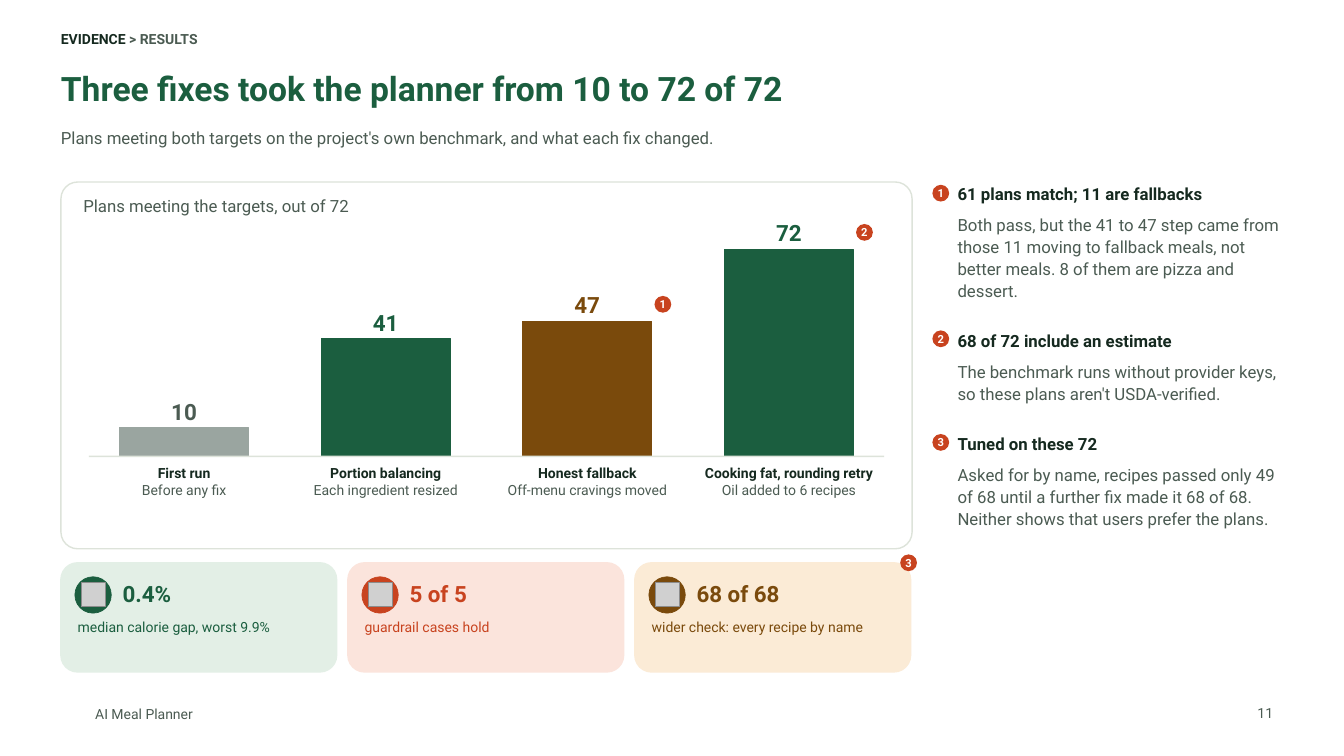
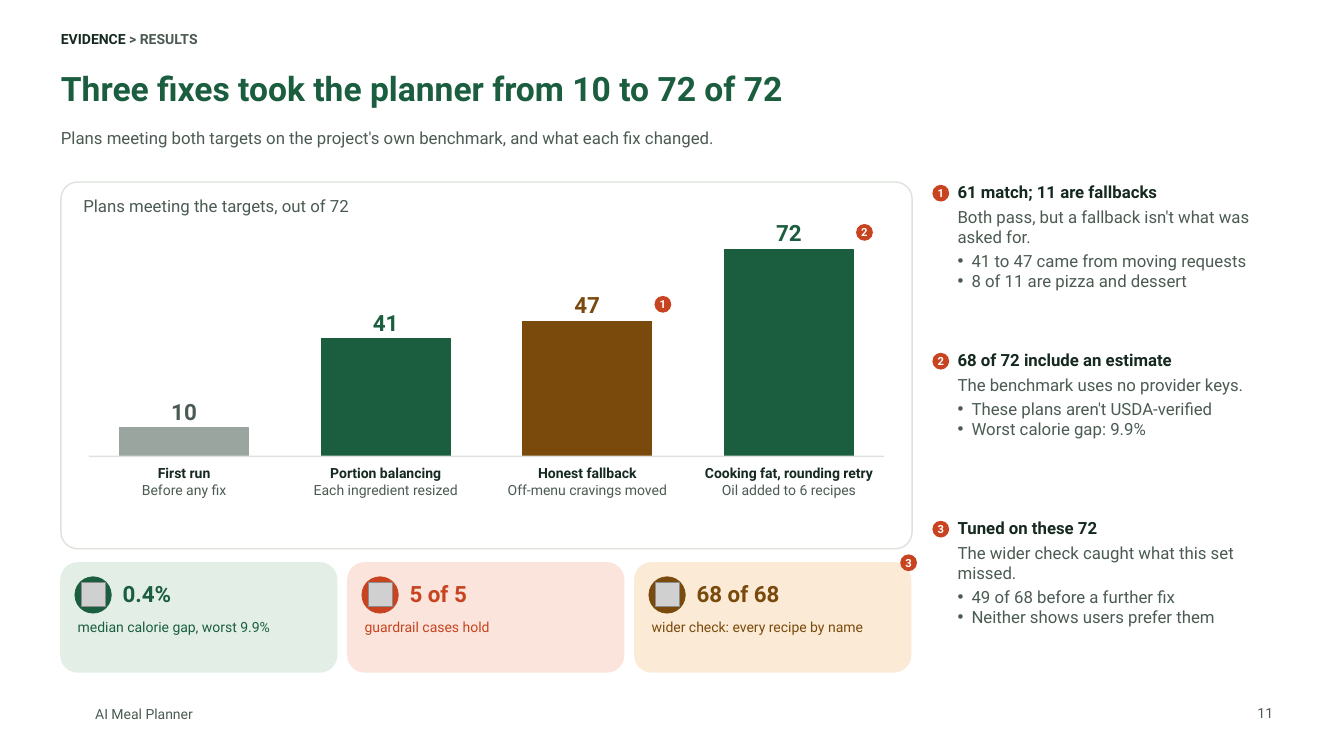
Before and after one commit to tuannm3812/ai-meal-planner, a slide deck: slide 11 of docs/showcase/ai-meal-planner-deck.pptx. Drawn at 1344x756 pixels with LibreOffice and Linux fonts; fonts in the diff are those of the drawing; grey boxes stand for pictures; background and template pictures are left out. Boxes give left, top, right and bottom in pixels: in the first picture for what was removed or moved away, otherwise in the second. Text is boxed around its words. In the diff, an @@ line names an element or a change of style, - is before the commit and + after.

```diff
--- a/docs/showcase/ai-meal-planner-deck.pptx
+++ b/docs/showcase/ai-meal-planner-deck.pptx
@@ text at [958,185,1249,291]: text changed @@
-61 plans match; 11 are fallbacks
-Both pass, but the 41 to 47 step came from those 11 moving to fallback meals, not better meals. 8 of them are pizza and dessert.
-68 of 72 include an estimate
-The benchmark runs without provider keys, so these plans aren't USDA-verified.
-Tuned on these 72
-Asked for by name, recipes passed only 49 of 68 until a further fix made it 68 of 68. Neither shows that users prefer the plans.
+61 match; 11 are fallbacks
+Both pass, but a fallback isn't what was asked for.
+• 41 to 47 came from moving requests
+• 8 of 11 are pizza and dessert
@@ ellipse "2": place and size @@
-ellipse "2" at [933,331,950,348]
+ellipse "2" at [933,353,950,370]
@@ text added at [958,353,1243,439], 12 pt, text #4B5B52 @@
+68 of 72 include an estimate
+The benchmark uses no provider keys.
+• These plans aren't USDA-verified
+• Worst calorie gap: 9.9%
@@ ellipse "3": place and size @@
-ellipse "3" at [933,435,950,452]
+ellipse "3" at [933,521,950,538]
@@ text added at [958,521,1234,627], 12 pt, text #4B5B52 @@
+Tuned on these 72
+The wider check caught what this set missed.
+• 49 of 68 before a further fix
+• Neither shows users prefer them
```
Also in this commit, not shown: 13 other slides changed, 20 other files.
